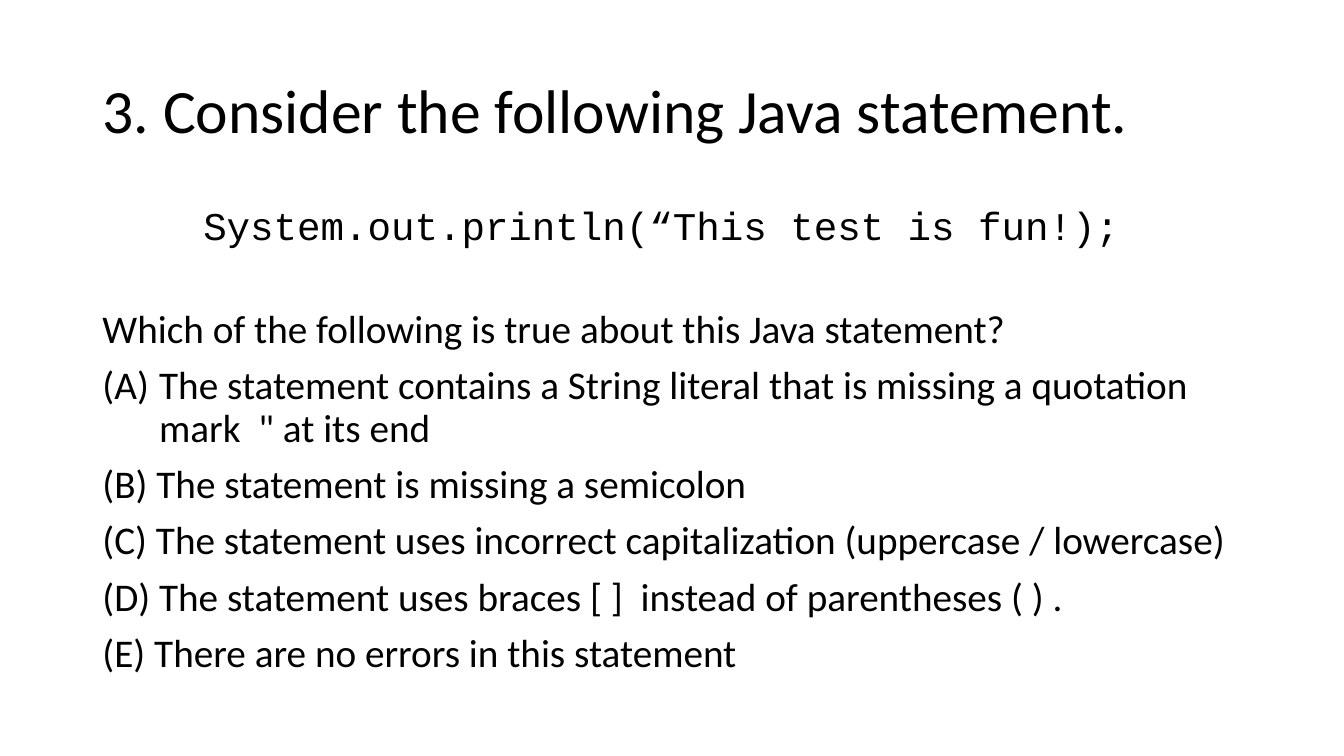
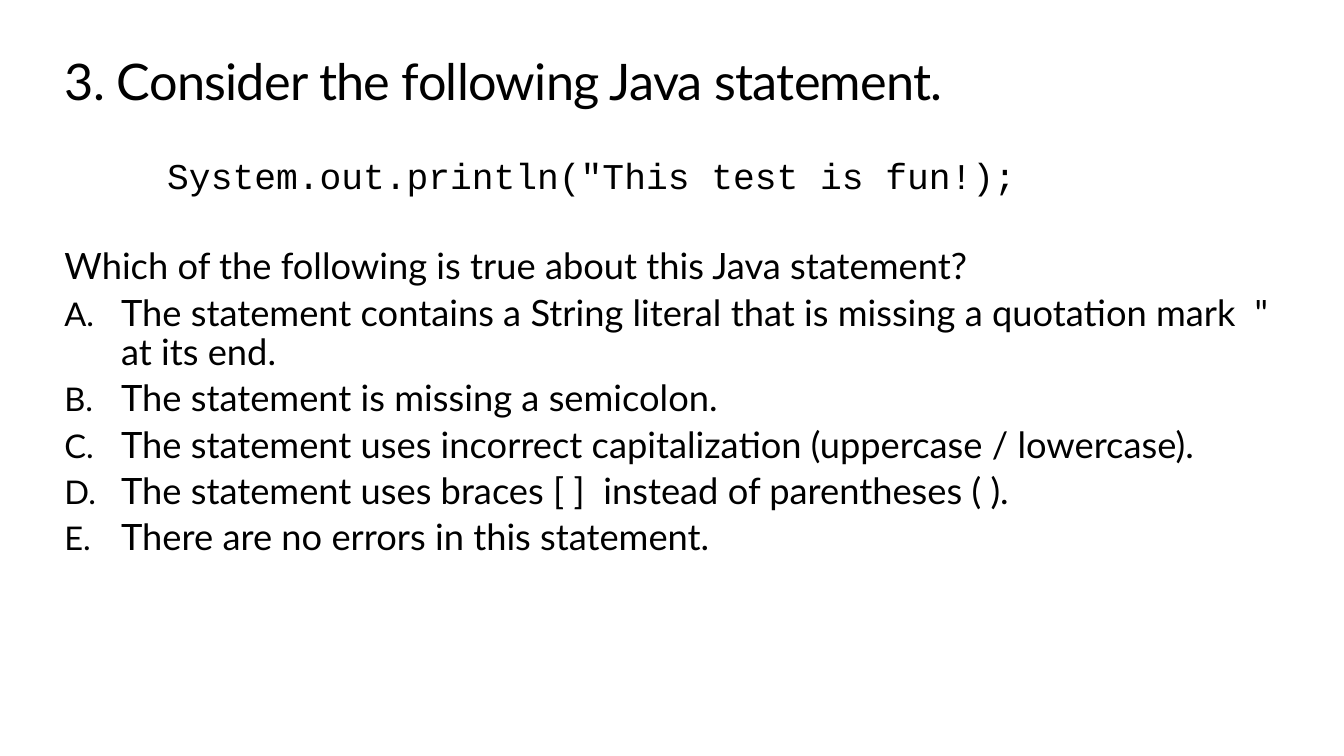
Before and after one commit to TEALSK12/apcsa-public, a slide deck: slide 6 of curriculum/Unit2/Unit2.pptx. Drawn at 1344x756 pixels with LibreOffice and Linux fonts; fonts in the diff are those of the drawing; background and template pictures are left out. Boxes give left, top, right and bottom in pixels: in the first picture for what was removed or moved away, otherwise in the second. Text is boxed around its words. In the diff, an @@ line names an element or a change of style, - is before the commit and + after.

Commit message:
Update slide deck

```diff
--- a/curriculum/Unit2/Unit2.pptx
+++ b/curriculum/Unit2/Unit2.pptx
@@ title "3. Consider the following Java ...": place and size @@
-title "3. Consider the following Java ..." at [102,90,1128,144]
+title "3. Consider the following Java ..." at [65,63,943,109]
@@ title "3. Consider the following Java ..." at [65,63,943,109]: size 44 to 36 pt, font Calibri to Lato, letter spacing 0 to -0.5 pt; line spacing 0.9 to 1; vertical alignment middle to top @@
@@ text "System.out.println("This test is fun!);": place and size @@
-text "System.out.println("This test is fun!);" at [102,212,1224,673]
+text "System.out.println("This test is fun!);" at [64,163,1235,551]
@@ text at [167,163,1016,197]: text changed; size 28 to 25.9 pt @@
-System.out.println(“This test is fun!);
+System.out.println("This test is fun!);
@@ text at [64,252,967,286]: size 28 to 25.9 pt, font Calibri to Lato in "Which of the following is true about ..."; less space between paragraphs @@
@@ text at [121,299,1235,551]: text changed; size 28 to 25.9 pt; font Calibri to Lato @@
-1. The statement contains a String literal that is missing a quotation mark " at its end
-(B) The statement is missing a semicolon
-(C) The statement uses incorrect capitalization (uppercase / lowercase)
-(D) The statement uses braces [ ] instead of parentheses ( ) .
-(E) There are no errors in this statement
+A. The statement contains a String literal that is missing a quotation mark " at its end.
+B. The statement is missing a semicolon.
+C. The statement uses incorrect capitalization (uppercase / lowercase).
+D. The statement uses braces [ ] instead of parentheses ( ).
+E. There are no errors in this statement.
```
Also in this commit, not shown: 75 other slides changed, 35 slides added, 7 slides removed.
